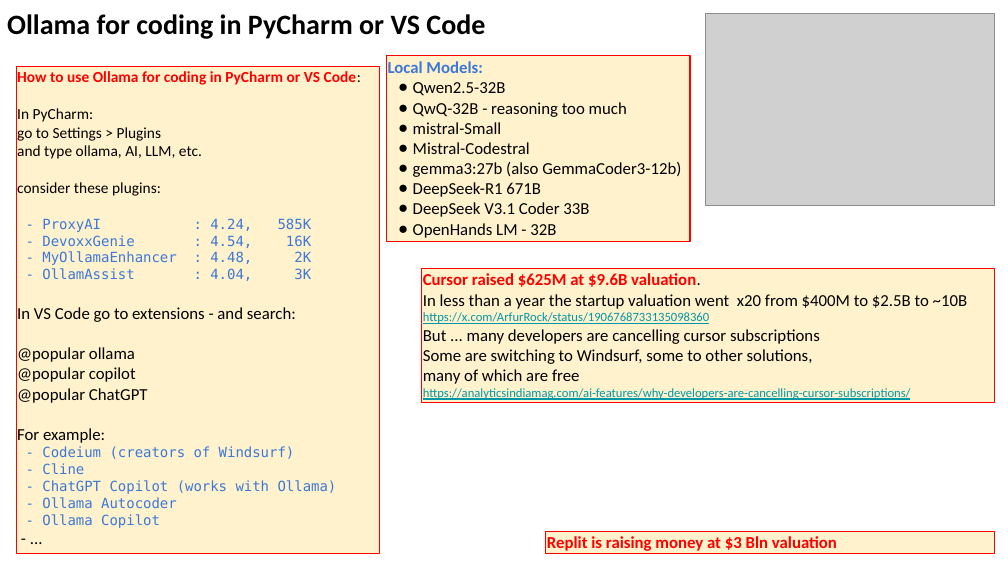
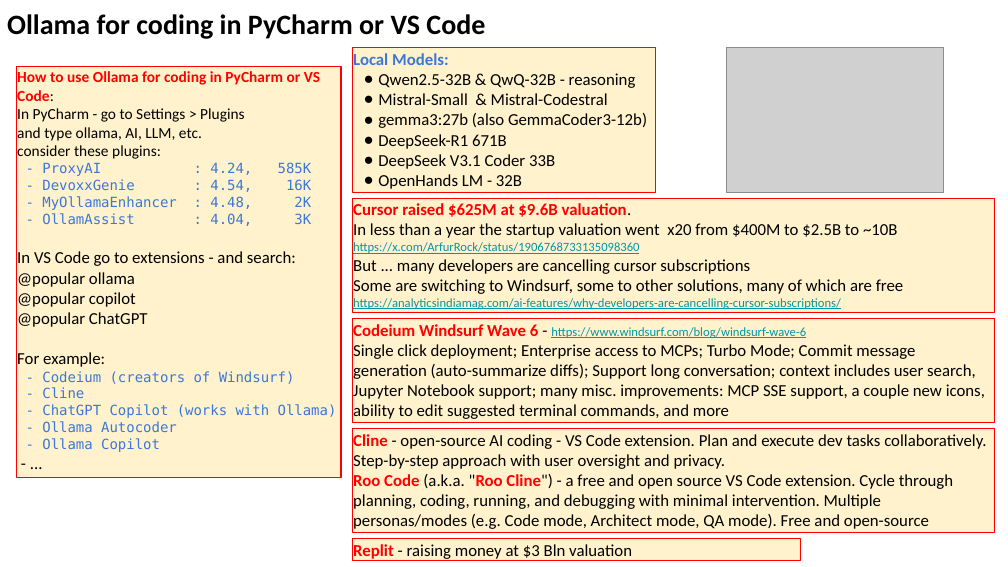
Before and after one commit to lselector/seminar, a slide deck: slide 18 of 2025/2025-04-04-AI-Updates.pptx (slide 16 before the commit). Drawn at 1008x567 pixels with LibreOffice and Linux fonts; fonts in the diff are those of the drawing; grey boxes stand for pictures. Boxes give left, top, right and bottom in pixels: in the first picture for what was removed or moved away, otherwise in the second. Text is boxed around its words. In the diff, an @@ line names an element or a change of style, - is before the commit and + after.

Commit message:
update

```diff
--- a/2025/2025-04-04-AI-Updates.pptx
+++ b/2025/2025-04-04-AI-Updates.pptx
@@ rectangle "Local Models:": place and size @@
-rectangle "Local Models:" at <box>387,56,690,242</box>
+rectangle "Local Models:" at <box>352,47,655,192</box>
@@ picture: place and size @@
-picture at <box>706,14,994,207</box>
+picture at <box>727,47,943,192</box>
@@ rectangle "How to use Ollama for ...": place and size @@
-rectangle "How to use Ollama for ..." at <box>16,67,379,553</box>
+rectangle "How to use Ollama for ..." at <box>16,67,341,478</box>
@@ text in rectangle at <box>378,73,636,105</box>: text changed @@
-● Qwen2.5-32B
-● QwQ-32B - reasoning too much
-● mistral-Small
-● Mistral-Codestral
+● Qwen2.5-32B & QwQ-32B - reasoning
+● Mistral-Small & Mistral-Codestral
@@ text in rectangle at <box>17,108,245,122</box>: text changed @@
-In PyCharm:
-go to Settings > Plugins
+In PyCharm - go to Settings > Plugins
@@ rectangle "Cursor raised $625M at $9.6B ...": place and size @@
-rectangle "Cursor raised $625M at $9.6B ..." at <box>422,268,995,402</box>
+rectangle "Cursor raised $625M at $9.6B ..." at <box>352,199,994,312</box>
@@ text in rectangle at <box>353,279,903,294</box>: text changed @@
-Some are switching to Windsurf, some to other solutions,
-many of which are free
+Some are switching to Windsurf, some to other solutions, many of which are free
@@ rectangle added at <box>352,319,994,422</box>, fill #FFF2CC, outline #FF0000 0.75 pt, 12 pt, text #000000 @@
+Codeium Windsurf Wave 6 - https://www.windsurf.com/blog/windsurf-wave-6
+Single click deployment; Enterprise access to MCPs; Turbo Mode; Commit message generation (auto-summarize diffs); Support long conversation; context includes user search, Jupyter Notebook support; many misc. improvements: MCP SSE support, a couple new icons, ability to edit suggested terminal commands, and more
@@ rectangle added at <box>352,428,994,532</box>, fill #FFF2CC, outline #FF0000 0.75 pt, 12 pt, text #000000 @@
+Cline - open-source AI coding - VS Code extension. Plan and execute dev tasks collaboratively. Step-by-step approach with user oversight and privacy.
+Roo Code (a.k.a. "Roo Cline") - a free and open source VS Code extension. Cycle through planning, coding, running, and debugging with minimal intervention. Multiple personas/modes (e.g. Code mode, Architect mode, QA mode). Free and open-source
@@ rectangle "Replit - raising money at ...": place and size @@
-rectangle "Replit - raising money at ..." at <box>546,531,995,553</box>
+rectangle "Replit - raising money at ..." at <box>352,538,800,560</box>
@@ text in rectangle at <box>353,544,632,559</box>: text changed; text colour #FF0000 to #000000; bold off @@
-Replit is raising money at $3 Bln valuation
+Replit - raising money at $3 Bln valuation
```
Also in this commit, not shown: 4 other slides changed, 4 slides added.
